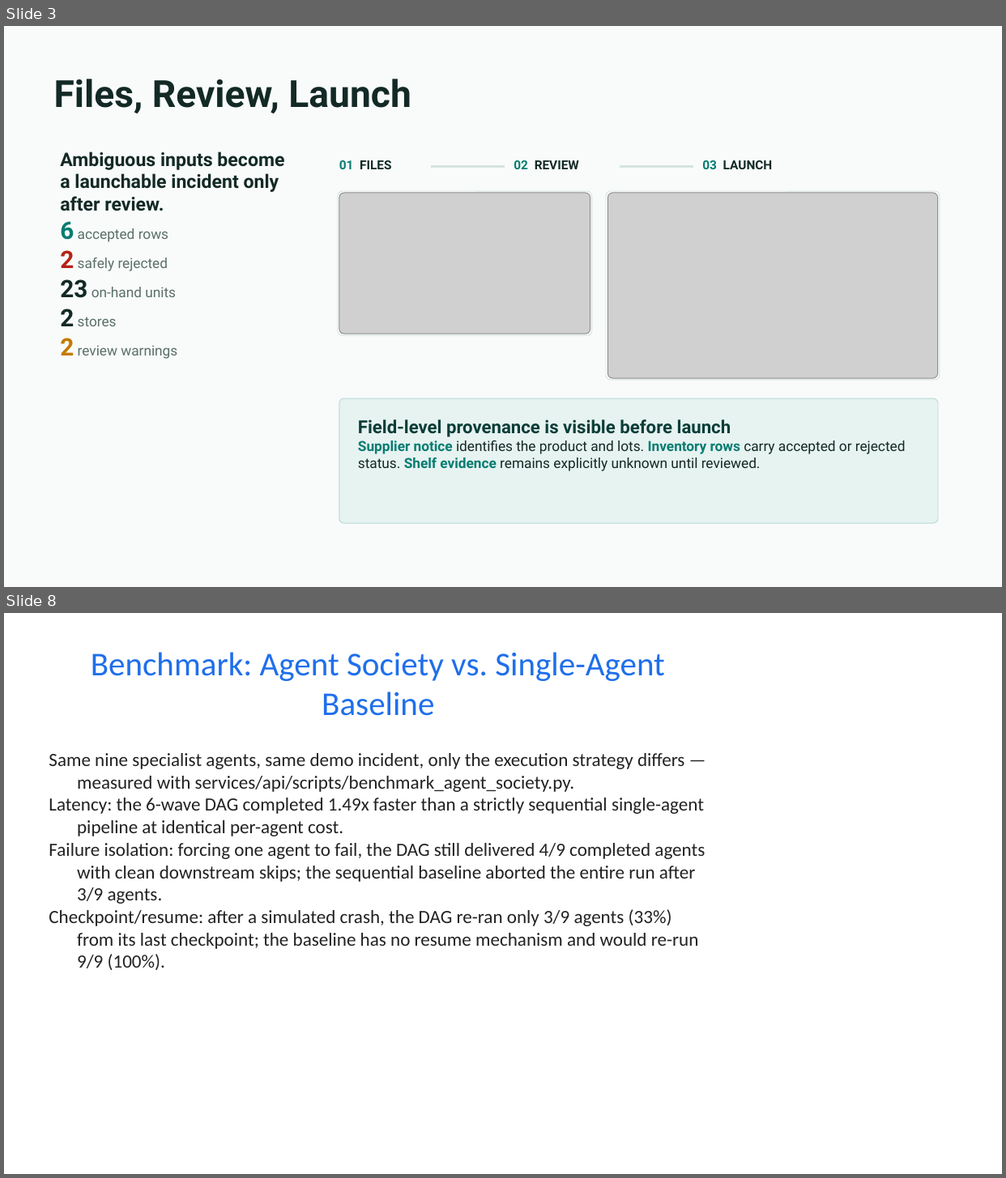
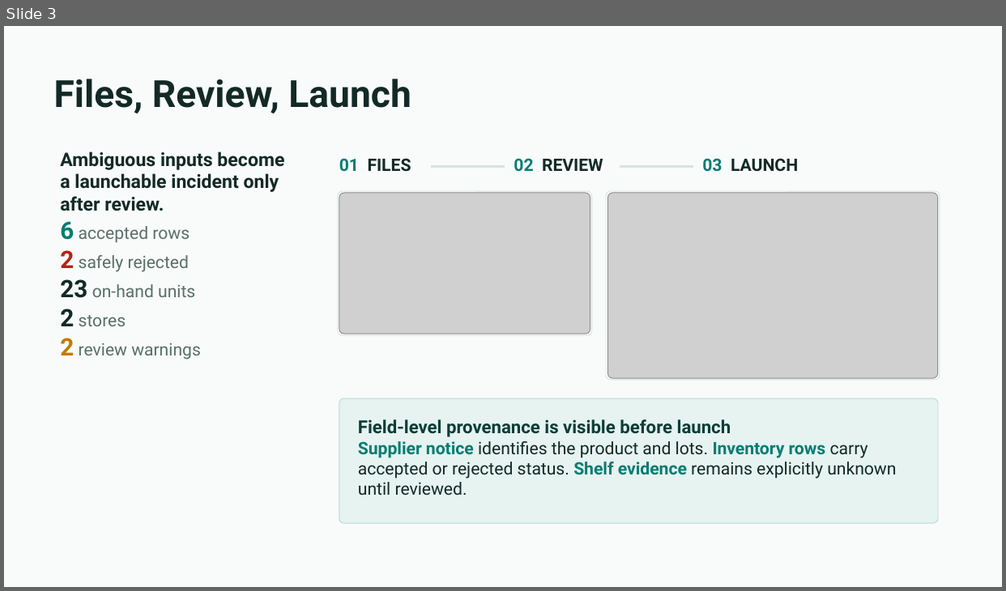
Before and after one commit to ankitranjan-dsai/batchhelm-ai, a slide deck: docs/presentation/batchhelm-ai-hackathon-deck.pptx. Shown one above the other, each under a label of ours: slides 3 and 8 before the commit, slide 3 after it; the slides between them are not shown. The pictures are 1006x1178 and 1006x591 pixels, drawn with LibreOffice and Linux fonts; fonts in the diff are those of the drawing; grey boxes stand for pictures. Boxes give left, top, right and bottom in pixels: in the first picture for what was removed or moved away, otherwise in the second. Text is boxed around its words. In the diff, an @@ line names an element or a change of style, - is before the commit and + after.

Commit message:
feat(presentation): complete benchmark and submission close

```diff
--- a/docs/presentation/batchhelm-ai-hackathon-deck.pptx
+++ b/docs/presentation/batchhelm-ai-hackathon-deck.pptx
@@ slide 8 removed at (4, 613, 1002, 1174), background #FFFFFF @@
@@ title removed at (91, 652, 665, 716) @@
-Benchmark: Agent Society vs. Single-Agent Baseline
@@ text removed at (49, 753, 705, 970) @@
-Same nine specialist agents, same demo incident, only the execution strategy differs — measured with services/api/scripts/benchmark_agent_society.py.
-Latency: the 6-wave DAG completed 1.49x faster than a strictly sequential single-agent pipeline at identical per-agent cost.
-Failure isolation: forcing one agent to fail, the DAG still delivered 4/9 completed agents with clean downstream skips; the sequential baseline aborted the entire run after 3/9 agents.
-Checkpoint/resume: after a simulated crash, the DAG re-ran only 3/9 agents (33%) from its last checkpoint; the baseline has no resume mechanism and would re-run 9/9 (100%).
@@ slide 3 changed as well @@
@@ size 12 to 16.5 pt in 3 elements at (339, 158, 411, 172), (513, 158, 603, 172), (702, 158, 798, 172) @@
@@ text at (60, 221, 201, 360): size 13.5 to 16.5 pt in "accepted rows", "safely rejected", "on-hand units", "stores" and 1 more places @@
@@ text at (358, 442, 896, 495): size 13.5 to 16.5 pt in "Supplier notice identifies the product and lots. ..." @@
```
Also in this commit, not shown: 6 other slides changed, 3 slides added, 2 other slides removed, 1 other file.
